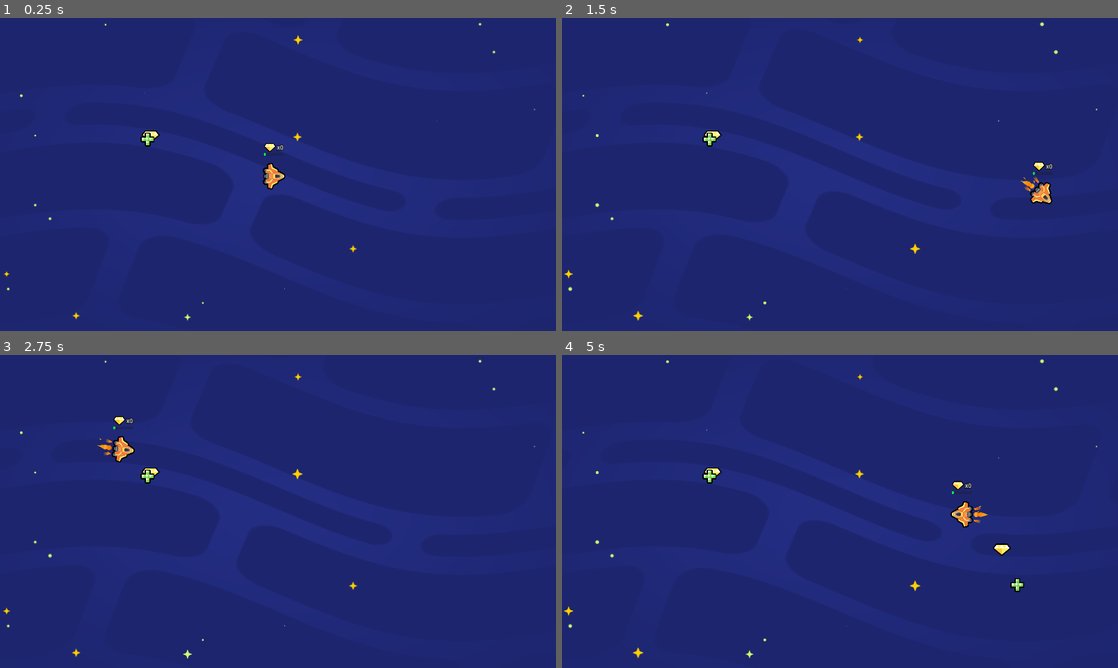
Above: before the commit, frames 1-4 (two rows, left to right).
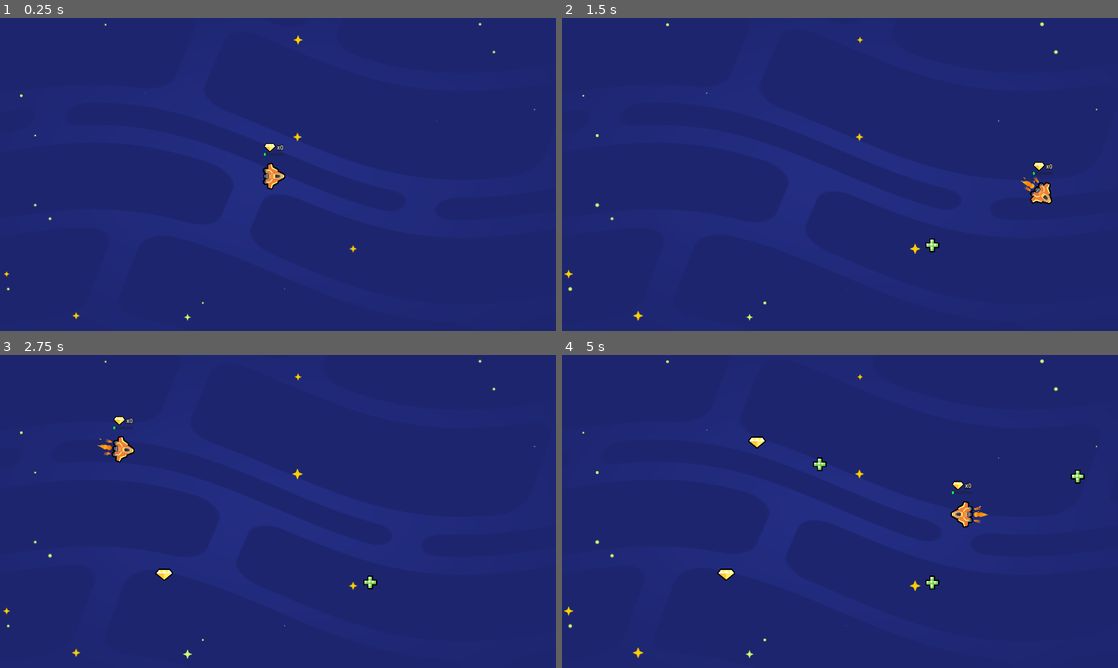
Above: after the commit, the same moments.

Repository: EvanYee3/2d-GameDev-Course
Game: Godot game, scene res://lessons/space_level.tscn
Two runs of this game, one before a commit and one after it. Both use one fixed random seed, a clock stepped at 60 frames per second and the inputs below.
Inputs:
- Up to frame 1 (0.25 s): no input
- Up to frame 2 (1.5 s): hold D (move_right) 0.53-1.28 s; hold S (move_down) from 1.28 s (still down)
- Up to frame 3 (2.75 s): release S (move_down) at 2.03 s; hold D (move_right) from 2.03 s (still down)
- Up to frame 4 (5 s): release D (move_right) at 2.78 s; hold W (move_up) 2.78-3.53 s; hold A (move_left) from 3.53 s (still down)

The runs differ from the first frame. In frame 1, 0.1% of the frame differs, in the area x 25-29%, y 36-42%; in frame 2, 0.2%; in frame 3, 0.3%; in frame 4, 0.7%, in the area x 25-94%, y 26-76%.

Commit message:
M5 L10 Done

Diff:
--- a/05.loot_it_all_workbook/lessons/item.gd
+++ b/05.loot_it_all_workbook/lessons/item.gd
@@ -1,7 +1,19 @@
 extends Area2D
 
 func _ready() -> void:
- area_entered.connect(_on_area_entered)
+	area_entered.connect(_on_area_entered)
+	play_floating_animation()
+
+func play_floating_animation() -> void:
+	var tween := create_tween()
+	tween.set_loops()
+	tween.set_trans(Tween.TRANS_SINE)
+	var sprite_2d := get_node("Sprite2D")
+	var position_offset := Vector2(0.0, 4.0)
+	var duration := randf_range(0.8, 1.2)
+	sprite_2d.position.y = -1.0 * position_offset.y
+	tween.tween_property(sprite_2d, "position", position_offset, duration)
+	tween.tween_property(sprite_2d, "position", -1.0 * position_offset, duration)
 
 func _on_area_entered(area_that_entered: Area2D) -> void:
- queue_free()
+	queue_free()
--- a/05.loot_it_all_workbook/lessons/space_level.tscn
+++ b/05.loot_it_all_workbook/lessons/space_level.tscn
@@ -1,10 +1,8 @@
-[gd_scene load_steps=6 format=3 uid="uid://btkjymc78ap8d"]
+[gd_scene load_steps=4 format=3 uid="uid://btkjymc78ap8d"]
 
 [ext_resource type="PackedScene" uid="uid://dmv50krf4bo5r" path="res://lessons/ship.tscn" id="2_2j1u5"]
 [ext_resource type="PackedScene" uid="uid://bxfevggvxo634" path="res://assets/background/space_background.tscn" id="3_e6xy1"]
 [ext_resource type="PackedScene" uid="uid://drckc4x6gxeav" path="res://lessons/random_item_placer.tscn" id="3_lm0a2"]
-[ext_resource type="PackedScene" uid="uid://cbe3kpnqudejt" path="res://lessons/gem.tscn" id="4_qnawd"]
-[ext_resource type="PackedScene" uid="uid://besft06lr0nsw" path="res://lessons/health_pack.tscn" id="5_4f8ca"]
 
 [node name="Level" type="Node2D"]
 
@@ -15,10 +13,4 @@
 [node name="SpaceBackground" parent="." instance=ExtResource("3_e6xy1")]
 
 [node name="RandomItemPlacer" parent="." instance=ExtResource("3_lm0a2")]
-position = Vector2(936, 293)
-
-[node name="Gem" parent="." instance=ExtResource("4_qnawd")]
-position = Vector2(520, 409)
-
-[node name="HealthPack" parent="." instance=ExtResource("5_4f8ca")]
-position = Vector2(510, 419)
+position = Vector2(2.08165e-12, 2.08165e-12)
